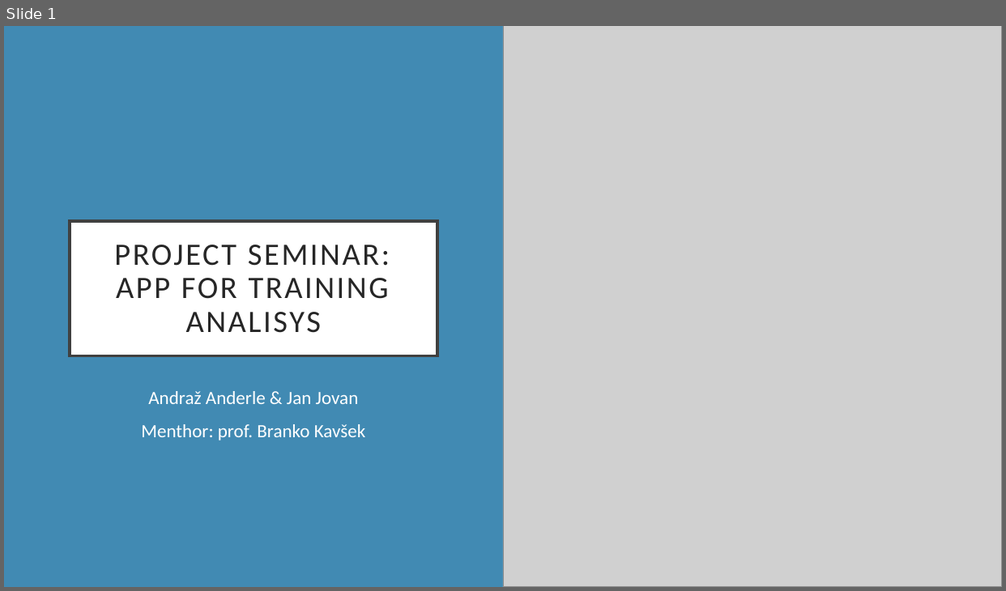
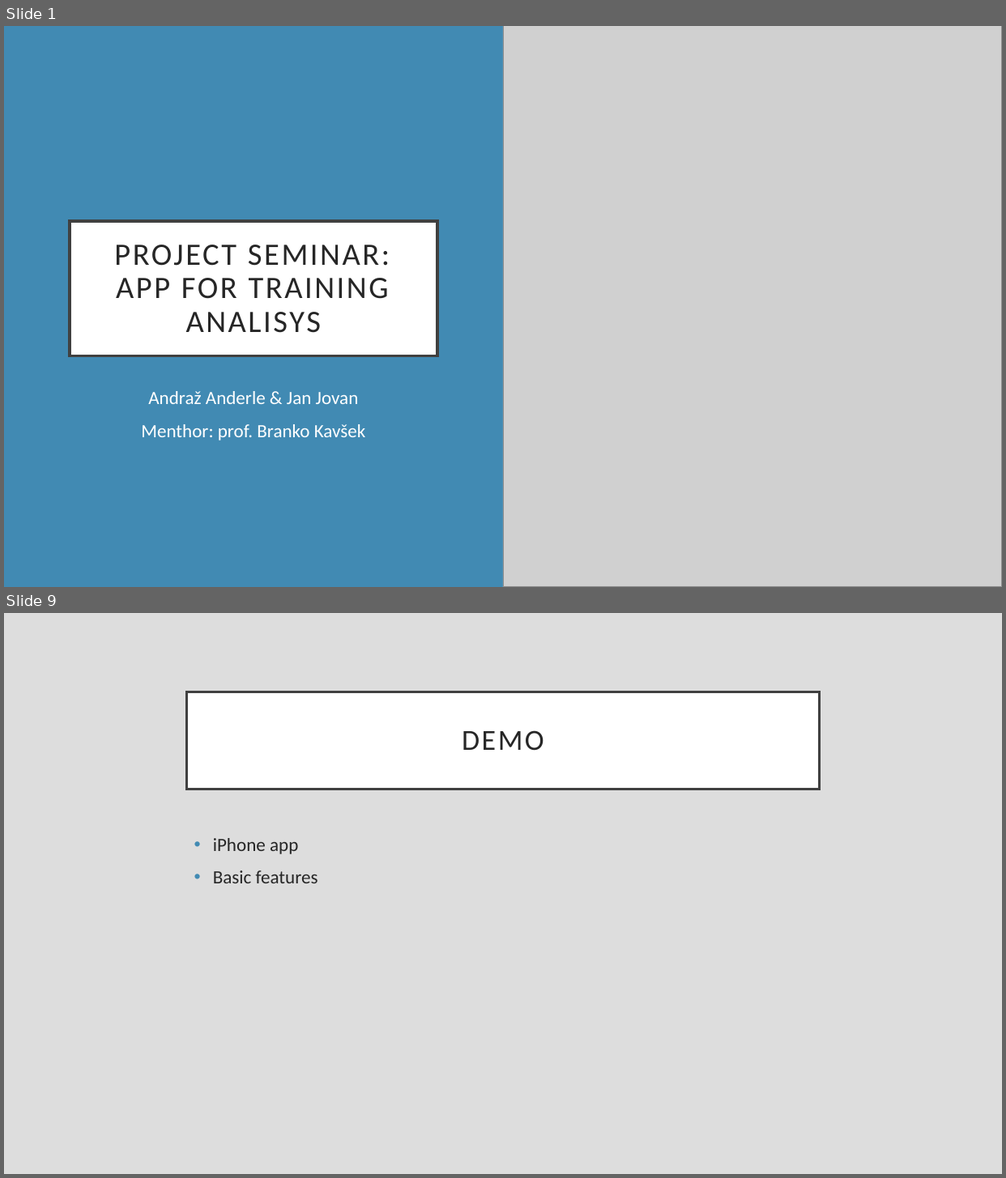
Before and after one commit to reddiamond1234/app-for-training-analisys, a slide deck: ProjectPresentation.pptx. Shown one above the other, each under a label of ours: slide 1 before the commit, slides 1 and 9 after it; the slides between them are not shown. The pictures are 1006x591 and 1006x1178 pixels, drawn with LibreOffice and Linux fonts; fonts in the diff are those of the drawing; grey boxes stand for pictures. Boxes give left, top, right and bottom in pixels: in the first picture for what was removed or moved away, otherwise in the second. Text is boxed around its words. In the diff, an @@ line names an element or a change of style, - is before the commit and + after.

```diff
--- a/ProjectPresentation.pptx
+++ b/ProjectPresentation.pptx
@@ slide 9 added at box(4, 613, 1002, 1174), background #DDDDDD @@
@@ title added at box(187, 692, 819, 789), fill #FFFFFF, outline #404040 2.5 pt, 28 pt, text #262626 @@
+DEMO
@@ text added at box(213, 838, 318, 884), 18 pt, text #262626 @@
+• iPhone app
+• Basic features
```
Also in this commit, not shown: 6 slides changed, 3 other slides added, 3 slides removed, 2 other files.
